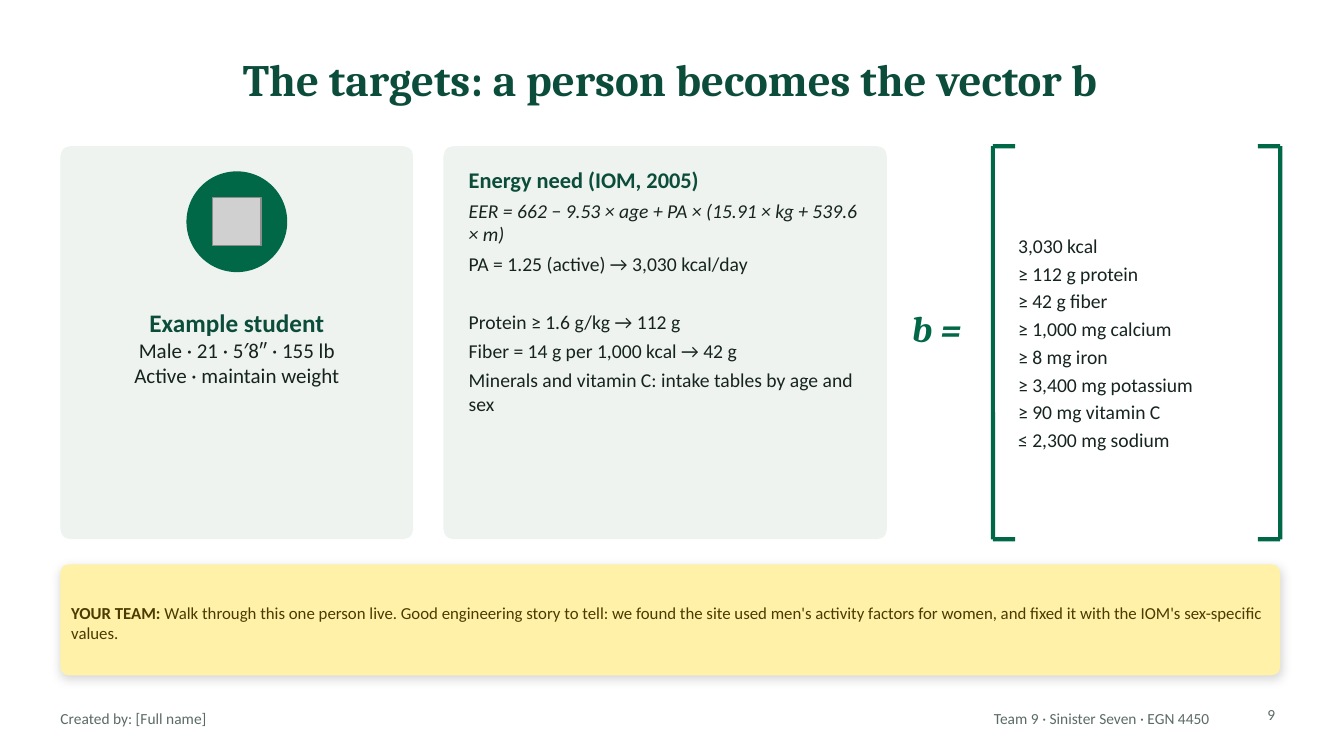
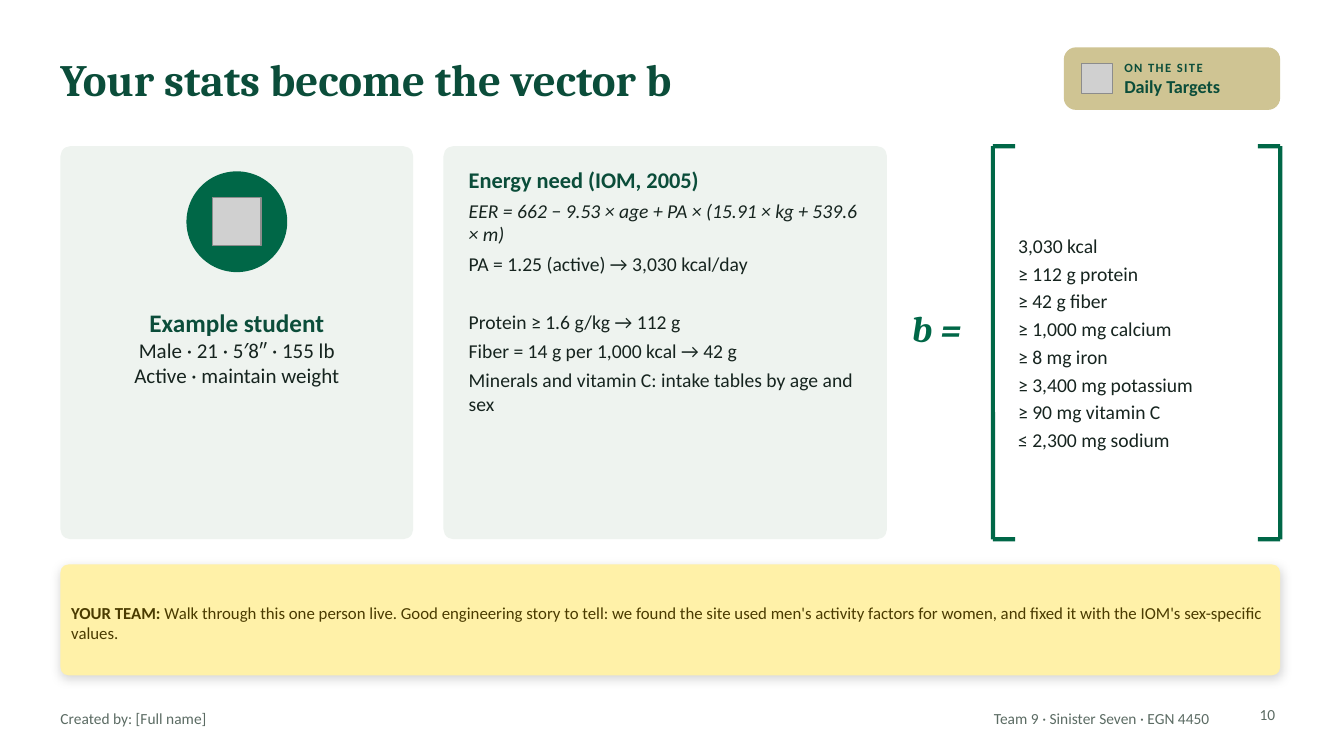
Before and after one commit to ekbaker58/feasabull-diet-optimizer, a slide deck: slide 10 of presentation/FeasaBULL_Final_Presentation_TEMPLATE.pptx (slide 9 before the commit). Drawn at 1344x756 pixels with LibreOffice and Linux fonts; fonts in the diff are those of the drawing; grey boxes stand for pictures. Boxes give left, top, right and bottom in pixels: in the first picture for what was removed or moved away, otherwise in the second. Text is boxed around its words. In the diff, an @@ line names an element or a change of style, - is before the commit and + after.

```diff
--- a/presentation/FeasaBULL_Final_Presentation_TEMPLATE.pptx
+++ b/presentation/FeasaBULL_Final_Presentation_TEMPLATE.pptx
@@ rounded rectangle added at (1064,47,1280,110), fill #CFC493 @@
@@ title at (60,65,671,97): text changed @@
-The targets: a person becomes the vector b
+Your stats become the vector b
@@ picture added at (1082,64,1112,94) @@
@@ text added at (1124,63,1220,96), 13 pt, text #0B4D3A, bold @@
+ON THE SITE
+Daily Targets
@@ page number at (1260,710,1276,720): text changed @@
-9
+10
```
Also in this commit, not shown: 19 other slides changed, 4 slides added, 2 slides removed.
